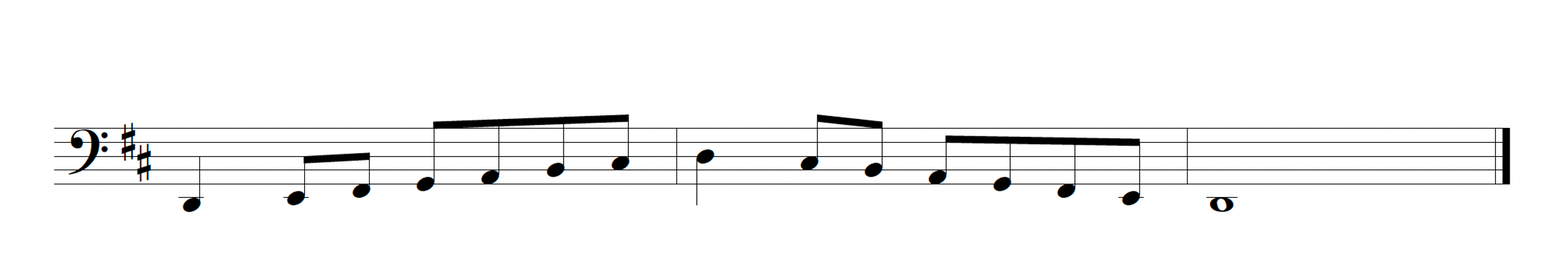
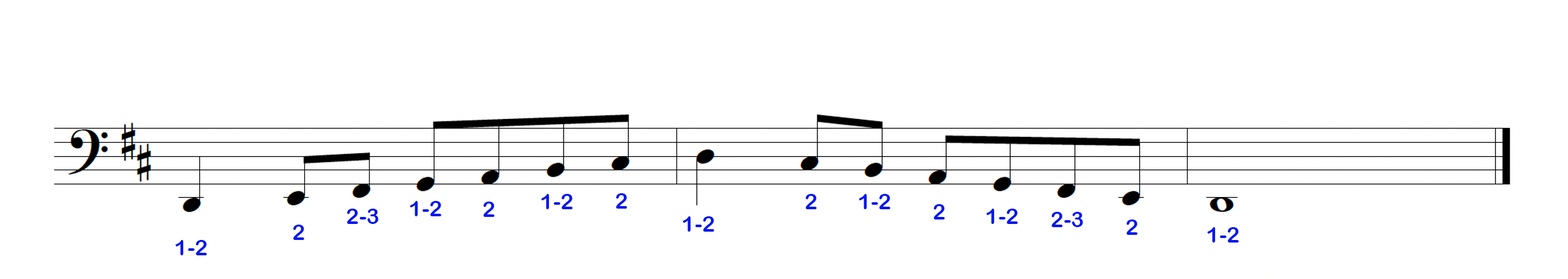
Before/after of a (1568, 279) layered artwork. What changed in the layer stack:
showed "2" (1st of 6) over [805, 194, 817, 210]
showed "2" (2nd of 6) over [615, 193, 628, 209]
showed "2" (3rd of 6) over [933, 204, 945, 220]
showed "2" (4th of 6) over [482, 201, 495, 218]
showed "2" (5th of 6) over [1126, 219, 1138, 236]
showed "2" (6th of 6) over [292, 224, 305, 241]
showed "2-3" (1st of 2) over [1051, 212, 1084, 228]
showed "2-3" (2nd of 2) over [346, 208, 379, 225]
showed "1-2" (1st of 7) over [682, 216, 715, 232]
showed "1-2" (2nd of 7) over [858, 194, 891, 210]
showed "1-2" (3rd of 7) over [541, 194, 573, 210]
showed "1-2" (4th of 7) over [986, 208, 1018, 225]
showed "1-2" (5th of 7) over [409, 201, 442, 217]
showed "1-2" (6th of 7) over [1207, 227, 1239, 243]
showed "1-2" (7th of 7) over [175, 240, 207, 256]
